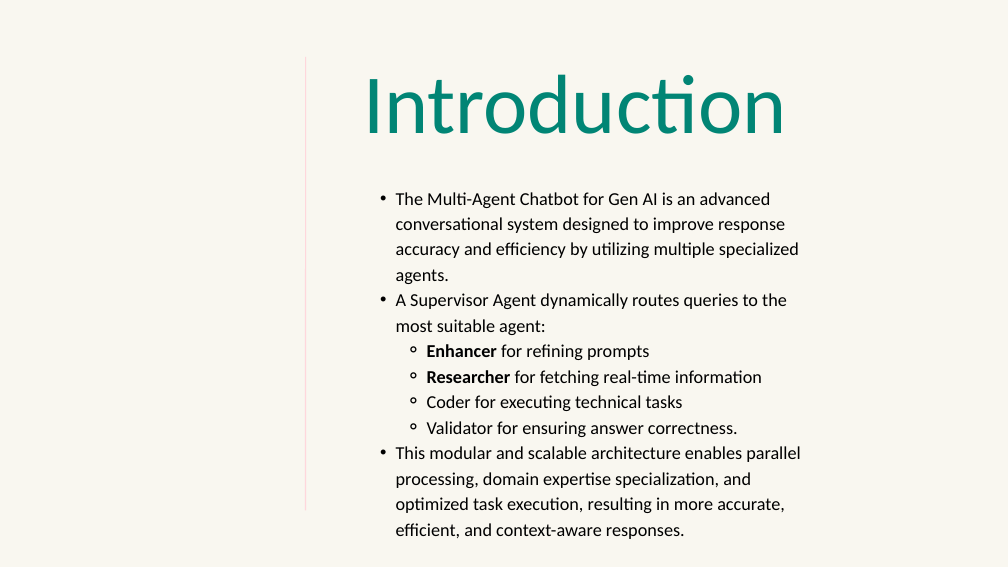
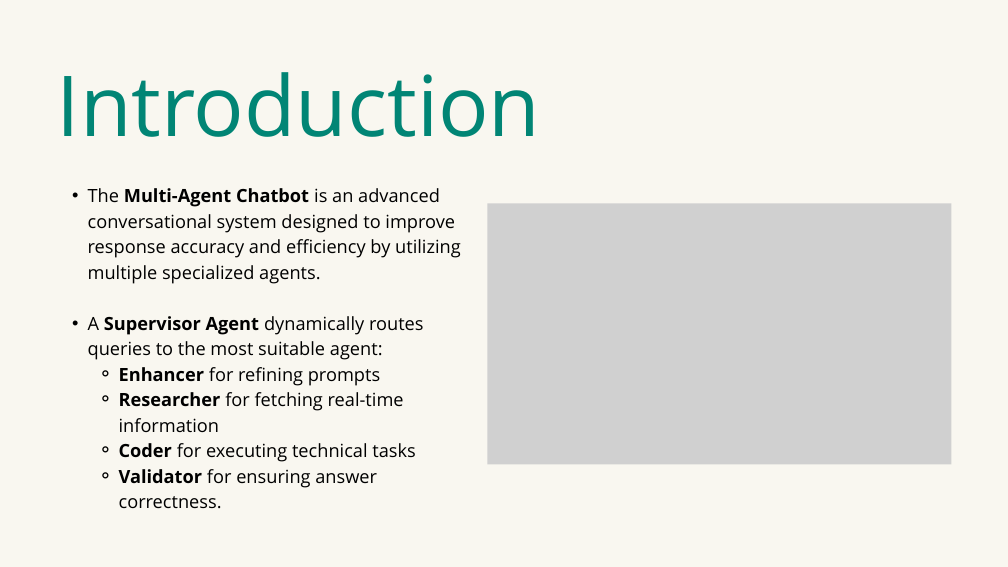
Before and after one commit to YASHBRO/GenAi-Final-Project, a slide deck: slide 2 of Multi-Agent Chatbot.pptx. Drawn at 1008x567 pixels with LibreOffice and Linux fonts; fonts in the diff are those of the drawing; grey boxes stand for pictures. Boxes give left, top, right and bottom in pixels: in the first picture for what was removed or moved away, otherwise in the second. Text is boxed around its words. In the diff, an @@ line names an element or a change of style, - is before the commit and + after.

```diff
--- a/Multi-Agent Chatbot.pptx
+++ b/Multi-Agent Chatbot.pptx
@@ line removed from (305, 510) to (305, 57) @@
@@ text "Introduction": place and size @@
-text "Introduction" at bbox=[363, 74, 786, 134]
+text "Introduction" at bbox=[57, 72, 541, 137]
@@ text "Introduction" at bbox=[57, 72, 541, 137]: font Calibri to Open Sans @@
@@ text "The Multi-Agent Chatbot is an ...": place and size @@
-text "The Multi-Agent Chatbot is an ..." at bbox=[396, 192, 801, 539]
+text "The Multi-Agent Chatbot is an ..." at bbox=[88, 188, 461, 508]
@@ text at bbox=[88, 188, 461, 284]: text changed; font Calibri to Open Sans @@
-  • The Multi-Agent Chatbot for Gen AI is an advanced conversational system designed to improve response accuracy and efficiency by utilizing multiple specialized agents.
+  • The Multi-Agent Chatbot is an advanced conversational system designed to improve response accuracy and efficiency by utilizing multiple specialized agents.
@@ picture added at bbox=[487, 204, 952, 465] @@
@@ text at bbox=[88, 316, 424, 508]: font Calibri to Open Sans in "A Supervisor Agent dynamically routes queries to ...", "Enhancer for refining prompts", "Researcher for fetching real-time information", "Coder for executing technical tasks" and 1 more places; bold on in "Supervisor Agent", "Coder", "Validator" @@
@@ text at bbox=[396, 446, 801, 539]: paragraph removed @@
-  • This modular and scalable architecture enables parallel processing, domain expertise specialization, and optimized task execution, resulting in more accurate, efficient, and context-aware responses.
```
Also in this commit, not shown: 7 other slides changed.
